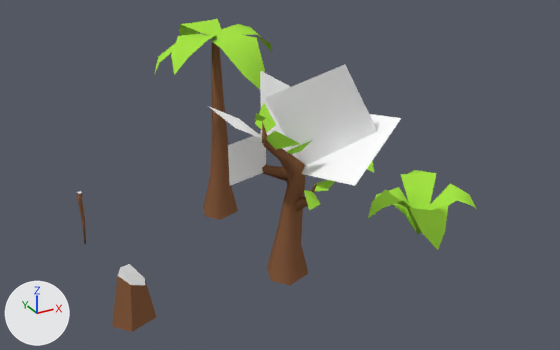
The Blender file Models/Resource/Objects_Wood.blend as it was, and as the next commit left it.
The view is the same before and after, from a 50 mm lens placed at (-8.27, -14.58, 9.98), pointed at (0.83, 1.95, 1.72). Arrows for +X, +Y and +Z are at lower left; the lights stay in place.

The first picture shows 'Plant', 'StructurePost', 'Tree_Leaf', 'Tree_Palm', 'Tree_Stump'.
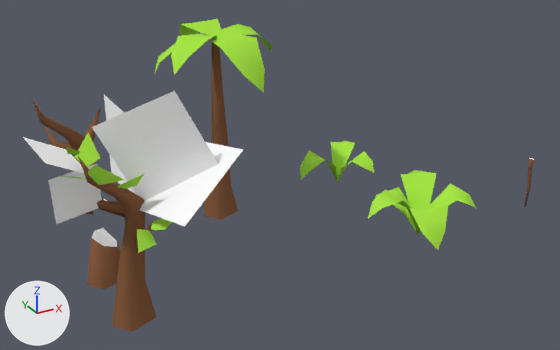
The change, as a diff of the scene's bpy script:
```diff
--- a/Models/Resource/Objects_Wood.blend.py
+++ b/Models/Resource/Objects_Wood.blend.py
@@ me_tree_top @@
+me_tree_top.from_pydata(...)  # 60 vertices, 57 faces; spans x -1.01..1.04, y -0.77..0.92, z 0.81..4.34
+# faces by material slot: [56, 1]
+me_tree_top.materials.append(mat_wood)  # its picture is missing
+me_tree_top.materials.append(mat_stump)  # its picture is missing
@@ ob_tree_leaf @@
 ob_tree_leaf = bpy.data.objects.new('Tree_Leaf', me_tree)
-ob_tree_leaf.location = (0.0, 0.0, 0.0)
+ob_tree_leaf.location = (-4.0, 0.0, 0.0)
@@ ob_structurepost @@
 ob_structurepost = bpy.data.objects.new('StructurePost', me_post)
-ob_structurepost.location = (-4.0, 4.0, 0.0)
+ob_structurepost.location = (8.0, 0.0, 0.0)
@@ ob_tree_stump @@
 ob_tree_stump = bpy.data.objects.new('Tree_Stump', me_tree_stump)
-ob_tree_stump.location = (-4.0, 0.0, 0.0)
+ob_tree_stump.location = (-4.0, 2.0, 0.0)
@@ ob_tree_shifty_top @@
+ob_tree_shifty_top = bpy.data.objects.new('Tree_Shifty_Top', me_tree_top)
+ob_tree_shifty_top.location = (-4.0, 4.0, 0.0)
```

What differs and where, as boxes [x1, y1, x2, y2] in the pictures (560 x 350 px):
'Tree_Leaf', moved
    before: [208, 64, 401, 285]
    after: [23, 91, 243, 332]
'Tree_Stump', moved
    before: [112, 264, 157, 332]
    after: [87, 228, 120, 289]
'Tree_Shifty_Top', added (brown)
    after: [31, 99, 101, 215]
'StructurePost', moved
    before: [77, 191, 86, 244]
    after: [524, 158, 535, 207]
'Plant_Small', unchanged, uncovered by the edit
    before: [305, 161, 374, 176]
    after: [300, 140, 374, 182]
